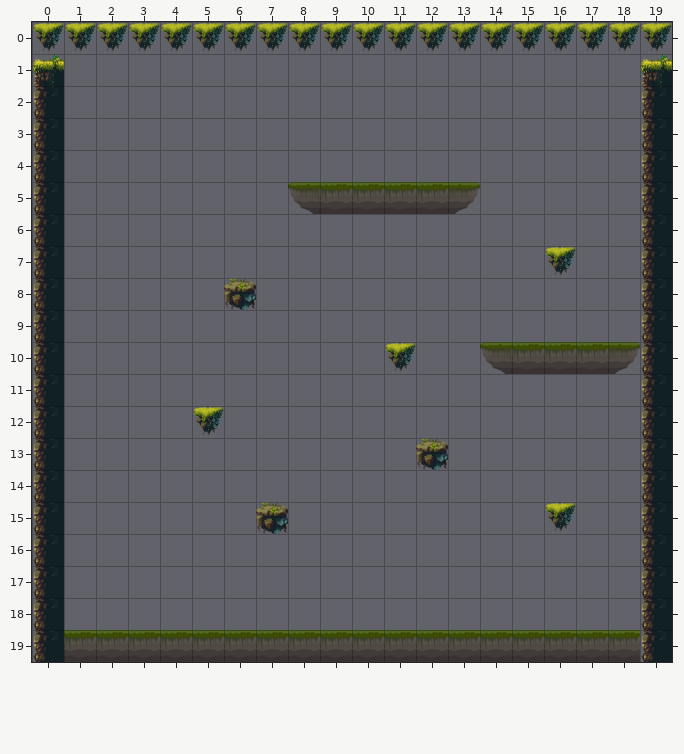
Tiled map, stored at assets/tilemaps/source/joust-alpha-1.tmx. Above is the file before it was changed.
Cells are 64x64 px. Shown: x 0..19, y 0..19.
Once edited:
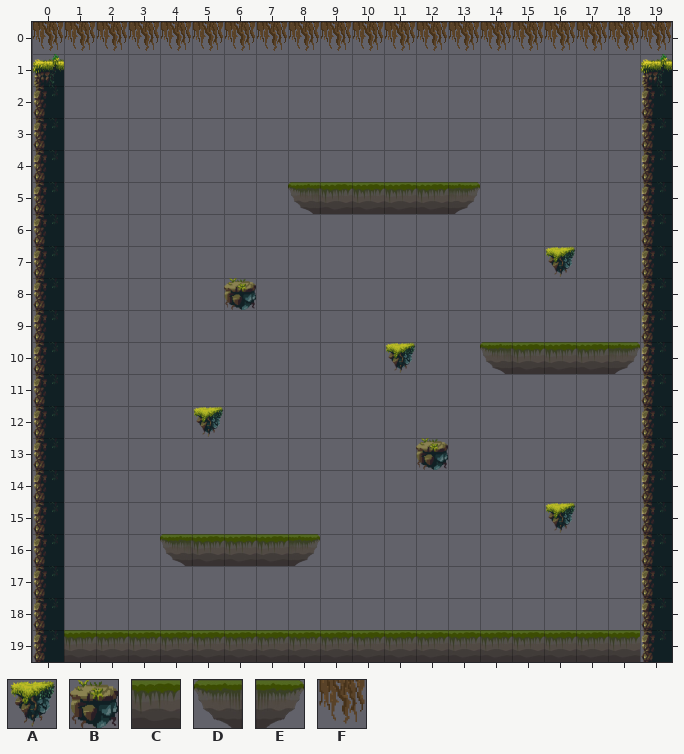
Key: from "skin1-tileset": A 0, B 1, C 3, D 4, E 5, F 6.
_ is an empty cell.
The exact change:
Layer "barriers":
y 0: x 0..19 AAAAAAAAAAAAAAAAAAAA -> FFFFFFFFFFFFFFFFFFFF
y 15: x 7 B -> _
y 16: x 4..8 _____ -> DCCCE
Changed places in both pictures, as pixel boxes (x1, y1, x2, y2):
changed: (33, 22, 672, 53)
changed: (160, 502, 320, 566)
